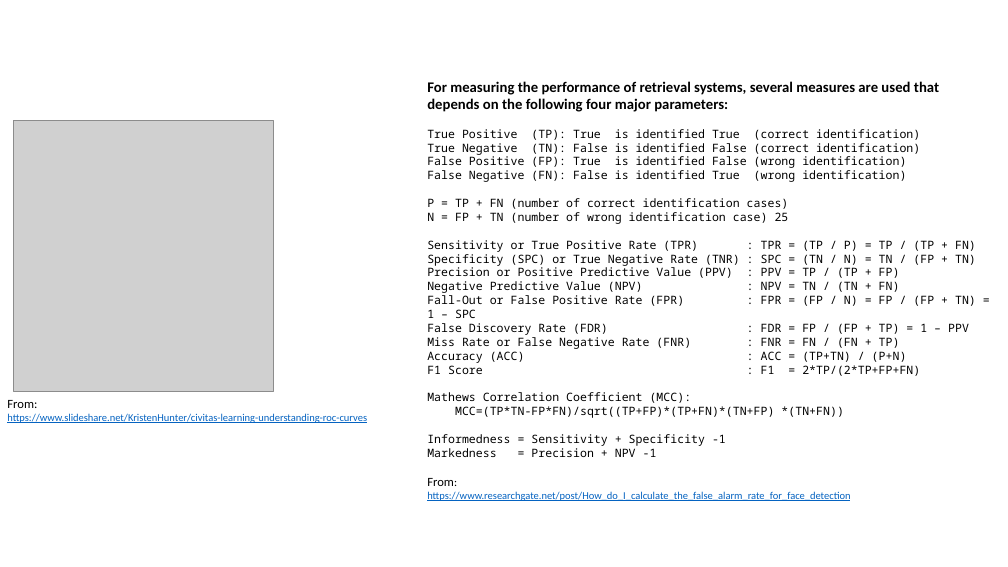
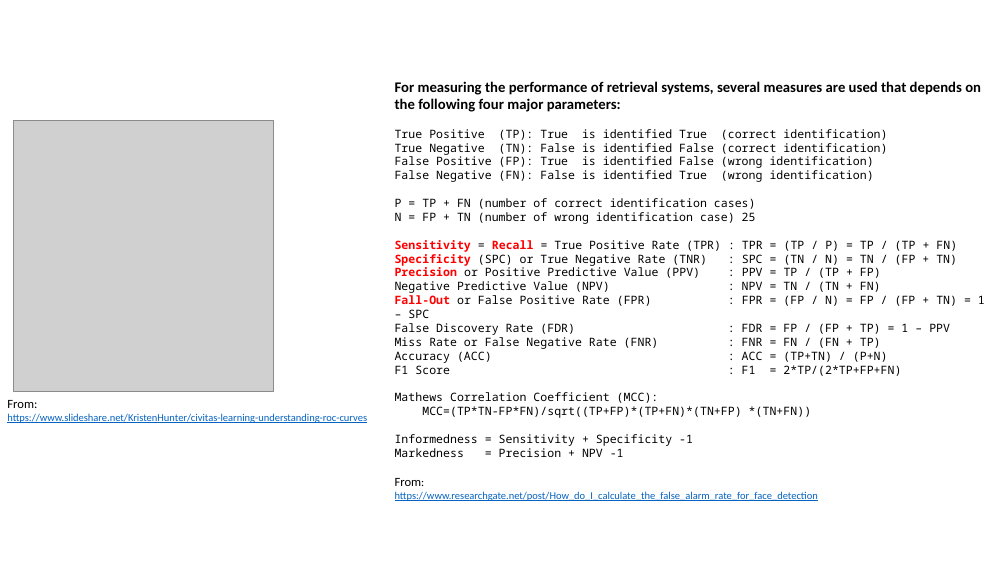
Before and after one commit to lselector/ml_ai_doc, a slide deck: slide 3 of Precision_Recall_ROC_Confusion.pptx (slide 2 before the commit). Drawn at 1008x567 pixels with LibreOffice and Linux fonts; fonts in the diff are those of the drawing; grey boxes stand for pictures. Boxes give left, top, right and bottom in pixels: in the first picture for what was removed or moved away, otherwise in the second. Text is boxed around its words. In the diff, an @@ line names an element or a change of style, - is before the commit and + after.

```diff
--- a/Precision_Recall_ROC_Confusion.pptx
+++ b/Precision_Recall_ROC_Confusion.pptx
@@ text "For measuring the performance of ...": place and size @@
-text "For measuring the performance of ..." at [427, 81, 976, 501]
+text "For measuring the performance of ..." at [395, 81, 985, 501]
@@ text at [395, 240, 957, 252]: text changed @@
-Sensitivity or True Positive Rate (TPR) : TPR = (TP / P) = TP / (TP + FN)
+Sensitivity = Recall = True Positive Rate (TPR) : TPR = (TP / P) = TP / (TP + FN)
@@ text at [395, 254, 985, 318]: text colour #000000 to #FF0000, bold on in "Specificity", "Precision", "Fall-Out" @@
```
Also in this commit, not shown: 2 other slides changed, 1 slide added, 1 other file.
